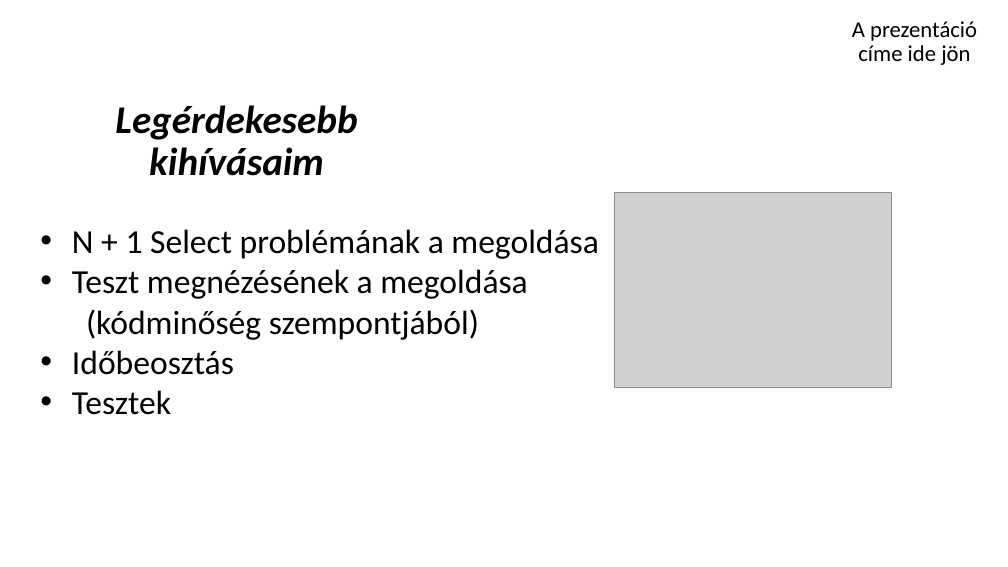
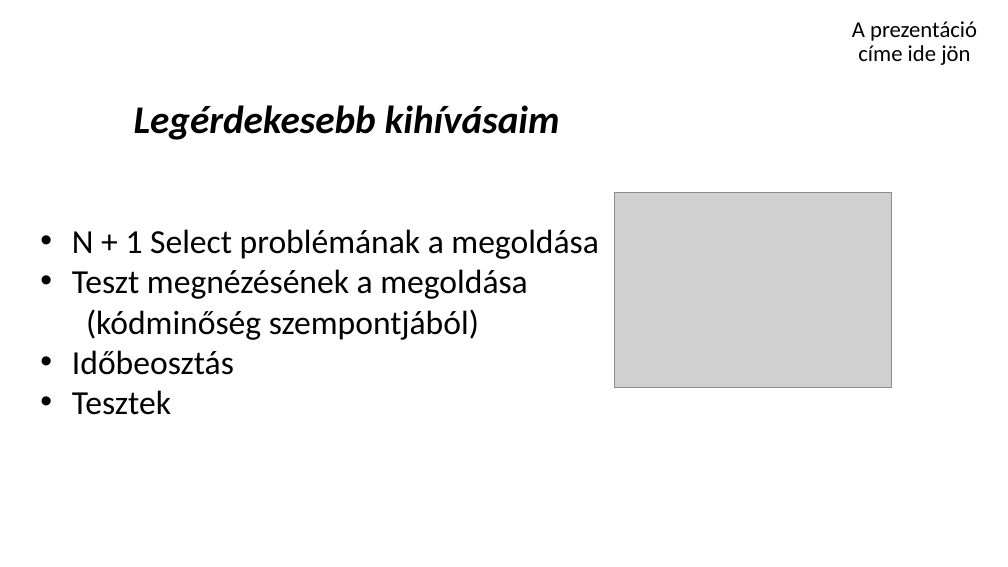
Before and after one commit to schonherz-java-ee-2016-spring/sandbox, a slide deck: slide 5 of Iványi-Nagy Gábor/ivanyi_nagy_gabor.pttx.pptx (slide 6 before the commit). Drawn at 1008x567 pixels with LibreOffice and Linux fonts; fonts in the diff are those of the drawing; grey boxes stand for pictures; background and template pictures are left out. Boxes give left, top, right and bottom in pixels: in the first picture for what was removed or moved away, otherwise in the second. Text is boxed around its words. In the diff, an @@ line names an element or a change of style, - is before the commit and + after.

```diff
--- a/Iványi-Nagy Gábor/ivanyi_nagy_gabor.pttx.pptx
+++ b/Iványi-Nagy Gábor/ivanyi_nagy_gabor.pttx.pptx
@@ subtitle "Legérdekesebb kihívásaim" rewrapped from bbox=[115, 105, 357, 176] to bbox=[134, 105, 560, 140] @@
```
Also in this commit, not shown: 2 other slides changed.
